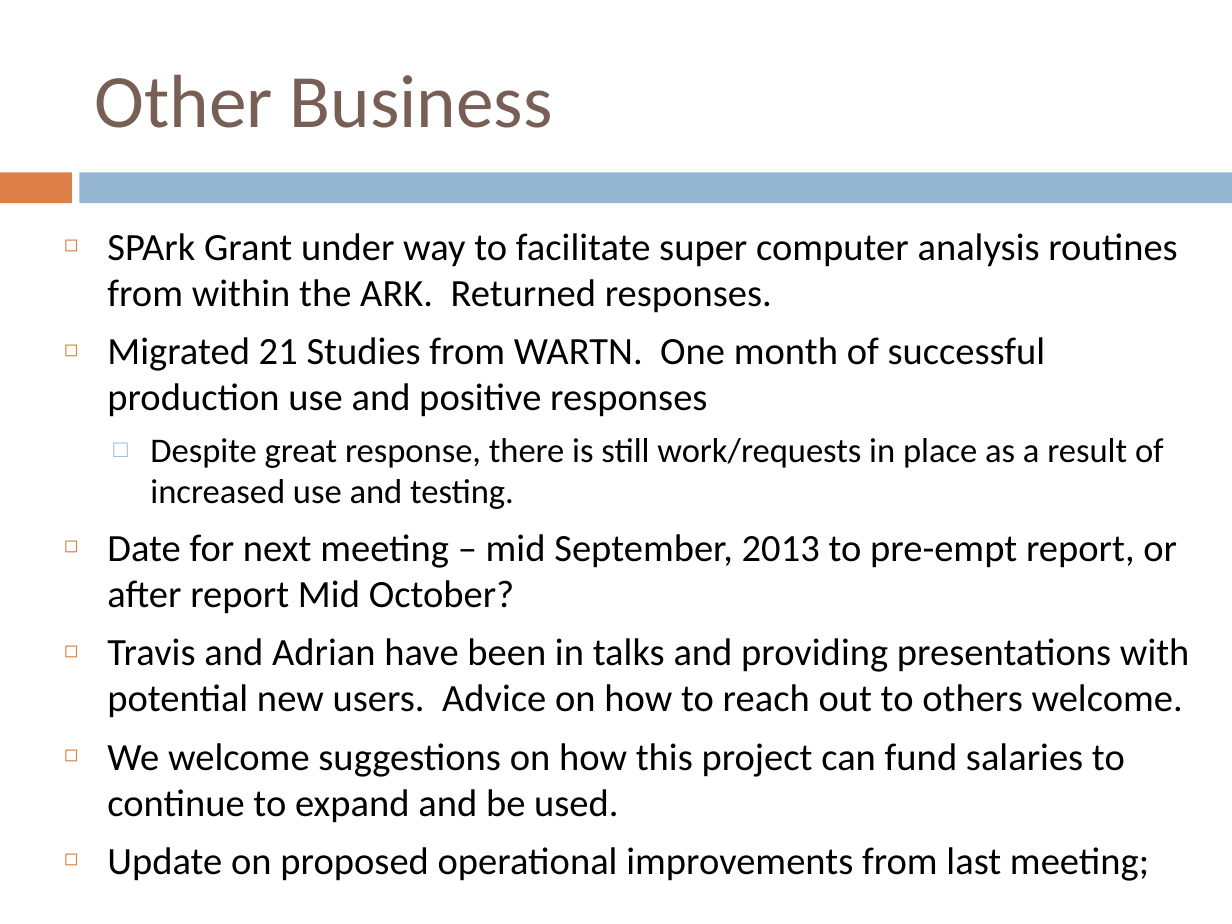
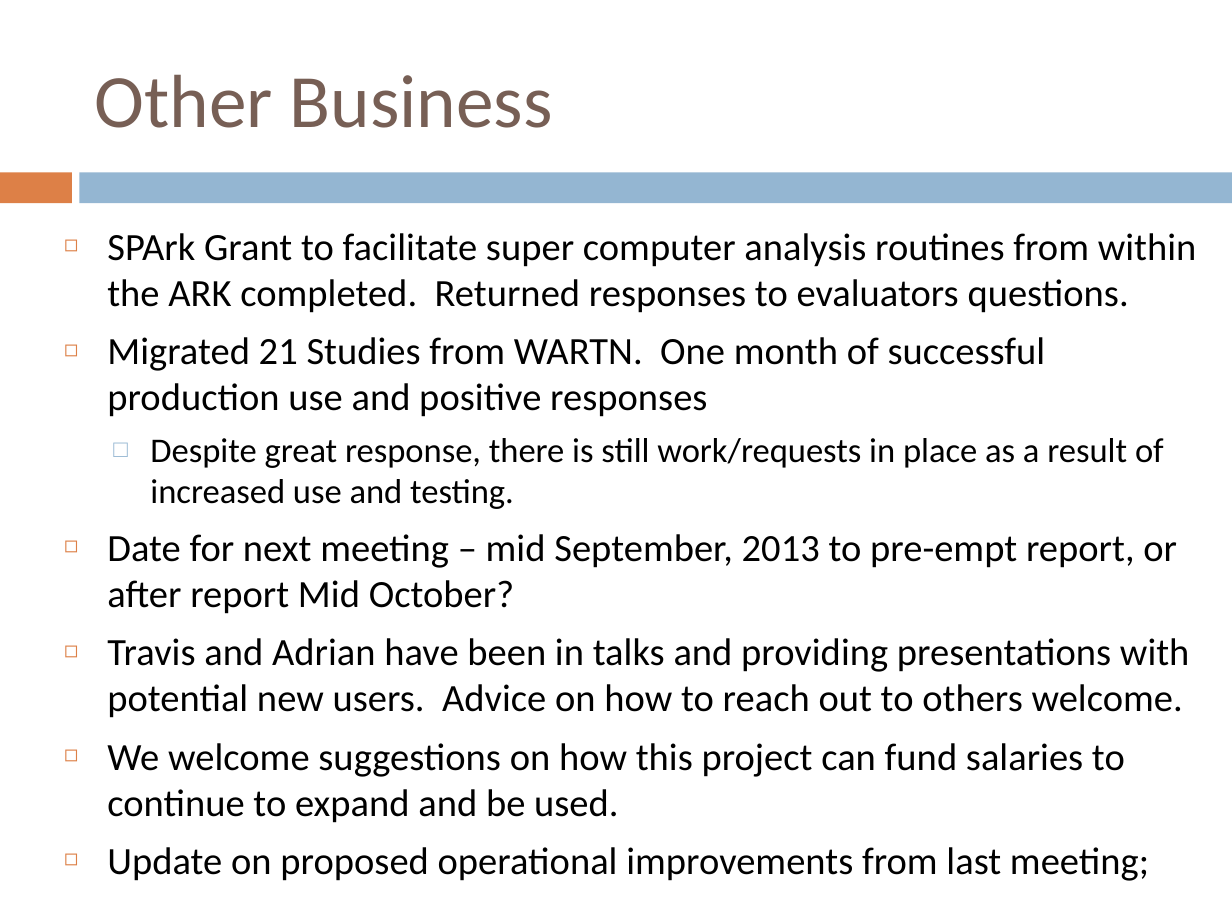
Before and after one commit to tranaweera/ark-informatics, a slide deck: slide 10 of ARK/trunk/usefulTools/TestFilesAndDocuments/steering committee/NeCTAR/Steering Committee Meetings/Steering Committee Meeting June_2013.pptx (slide 9 before the commit). Drawn at 1232x924 pixels with LibreOffice and Linux fonts; fonts in the diff are those of the drawing. Boxes give left, top, right and bottom in pixels: in the first picture for what was removed or moved away, otherwise in the second. Text is boxed around its words. In the diff, an @@ line names an element or a change of style, - is before the commit and + after.

```diff
--- a/ARK/trunk/usefulTools/TestFilesAndDocuments/steering committee/NeCTAR/Steering Committee Meetings/Steering Committee Meeting June_2013.pptx
+++ b/ARK/trunk/usefulTools/TestFilesAndDocuments/steering committee/NeCTAR/Steering Committee Meetings/Steering Committee Meeting June_2013.pptx
@@ text at (x1=107, y1=233, x2=1197, y2=313): text changed @@
-◻ SPArk Grant under way to facilitate super computer analysis routines from within the ARK. Returned responses.
+◻ SPArk Grant to facilitate super computer analysis routines from within the ARK completed. Returned responses to evaluators questions.
```
Also in this commit, not shown: 3 other slides changed, 1 slide added, 2 other files.
